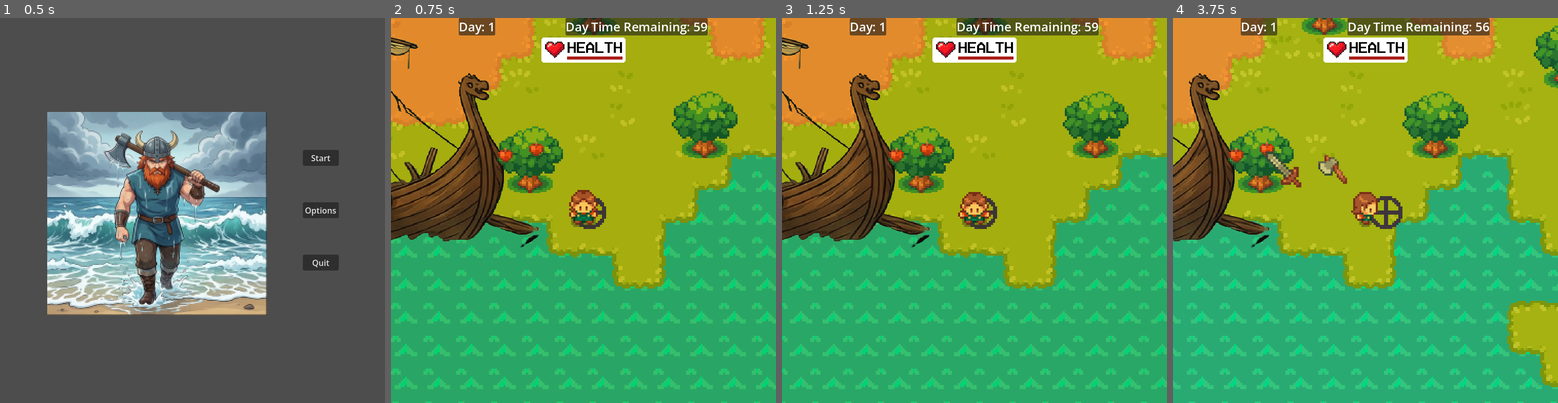
Above: before the commit, frames 1-4 (left to right).
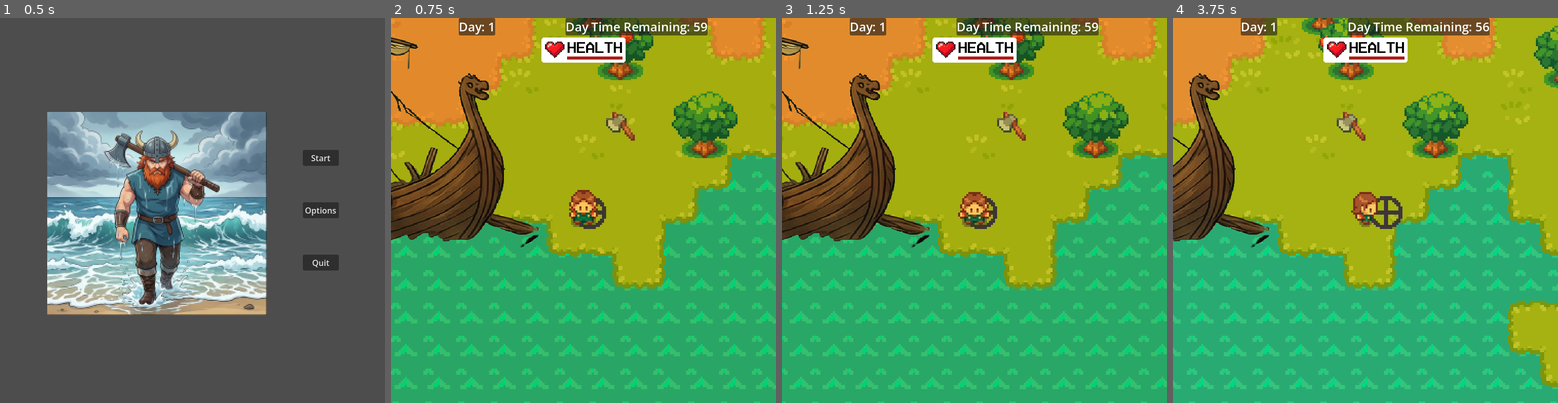
Above: after the commit, the same moments.

Repository: Offshoots/Survival-Game-Test
Game: Godot game, scene res://scenes/ui/main_menu_ui.tscn
The game is run twice, just before and just after one commit, with the same random seed, the same clock (stepped at 60 frames per second) and the same inputs.
Inputs (mouse positions are in pixels of both pictures, inside the frame that each line leads up to):
- Up to frame 1 (0.5 s): no input
- Up to frame 2 (0.75 s): click "Start" at 0.5 s
- Up to frame 3 (1.25 s): no input
- Up to frame 4 (3.75 s): move the mouse to (1365, 210) at 1.27 s; hold D (right) 1.28-2.03 s; tap Space (action) at 1.35, 2.3, 2.85 s; click (1365, 210) at 1.42 s; move the mouse to (1303, 172) at 2.02 s; hold Q (tool_backward) 2.03-2.78 s; tap H (Heal) at 2.1 s; click (1303, 172) at 2.17 s; move the mouse to (1477, 137) at 2.77 s; hold D (right) 2.78-3.53 s; click (1477, 137) at 2.92 s; move the mouse to (1346, 287) at 3.52 s; hold E (tool_forward) from 3.53 s (still down); tap B (build) at 3.6 s; click (1346, 287) at 3.67 s

Frame 1 is identical in both runs. In frame 2, 3.5% of the frame differs, in the area x 27-69%, y 0-46%; in frame 3, 3.5%; in frame 4, 3.7%, in the area x 14-55%, y 0-46%.

Commit message:
2_2_2026_u3
Tool scene has been created to test pickup of the first tool "Axe"

Diff:
--- /dev/null
+++ b/resources/tool_res.gd
@@ -0,0 +1,10 @@
+class_name ToolResource extends Resource
+#Did not use this ToolResource
+#Enum.Tool was not built with 'name' and 'icon_textures'
+
+#@export var icon_texture: Texture2D
+#@export var name: String
+#
+#func setup(tool_enum: Enum.Tool):
+	#icon_texture = load(Data.INVENTORY_DATA[tool_enum]['icon_texture'])
+	#name = Data.INVENTORY_DATA[tool_enum]['name']
--- a/scenes/characters/player.gd
+++ b/scenes/characters/player.gd
@@ -66,6 +66,7 @@
 func get_basic_input():
 	if Input.is_action_just_pressed("tool_forward") or Input.is_action_just_pressed("tool_backward"):
 		var dir = Input.get_axis("tool_backward", "tool_forward")
+		#Using tool_inventory to get the correct size
 		current_tool = posmod((current_tool + int(dir)), tool_inventory.size()) as Enum.Tool
 		#print(current_tool)
 		$ToolUI.reveal_tool()
--- a/scenes/levels/level.tscn
+++ b/scenes/levels/level.tscn
@@ -15,6 +15,7 @@
 [ext_resource type="PackedScene" uid="uid://gxfhn8vu2d0l" path="res://scenes/ui/plant_info_container.tscn" id="11_7pb6i"]
 [ext_resource type="PackedScene" uid="uid://gth410vtrg87" path="res://scenes/ui/inventory_container.tscn" id="12_xfk5q"]
 [ext_resource type="PackedScene" uid="uid://ckuy0b447rmke" path="res://scenes/objects/ship.tscn" id="13_8iyoh"]
+[ext_resource type="PackedScene" uid="uid://drwuirhftv0tq" path="res://scenes/objects/tool.tscn" id="13_jyre1"]
 [ext_resource type="PackedScene" uid="uid://dtwtasyc1tvtl" path="res://scenes/ui/main_ui.tscn" id="13_qogh7"]
 [ext_resource type="AudioStream" uid="uid://bxcr4fnl4dti0" path="res://audio/The Struggle Loop.ogg" id="17_qhnmj"]
 [ext_resource type="AudioStream" uid="uid://bcl6wir0wvn7y" path="res://audio/Night Song.mp3" id="18_qhnmj"]
@@ -918,6 +919,9 @@
 [node name="Objects" type="Node2D" parent="." unique_id=1709508911]
 y_sort_enabled = true
 
+[node name="Tool" parent="Objects" unique_id=1157470611 instance=ExtResource("13_jyre1")]
+position = Vector2(39, 654)
+
 [node name="Ship" parent="Objects" unique_id=1064132731 instance=ExtResource("13_8iyoh")]
 position = Vector2(-69, 664)
 
@@ -928,7 +932,7 @@
 position = Vector2(-14, 214)
 
 [node name="Tree" parent="Objects" unique_id=462838339 instance=ExtResource("8_8iyoh")]
-position = Vector2(-5, 670)
+position = Vector2(39, 615)
 
 [node name="Rock" parent="Objects" unique_id=1884207360 instance=ExtResource("10_b8j7q")]
 position = Vector2(-184, 551)
@@ -1052,7 +1056,7 @@
 position = Vector2(141, 668)
 
 [node name="Marker2D33" type="Marker2D" parent="Objects/TreeSpawnPositions" unique_id=1500942339]
-position = Vector2(43, 688)
+position = Vector2(95, 617)
 
 [node name="Marker2D34" type="Marker2D" parent="Objects/TreeSpawnPositions" unique_id=564095878]
 position = Vector2(80, 653)
--- /dev/null
+++ b/scenes/objects/tool.gd
@@ -0,0 +1,8 @@
+extends StaticBody2D
+
+
+func _on_area_2d_body_entered(body: Node2D) -> void:
+	print('Pick up Axe')
+	#body.new_tool = true
+	#$Sprite2D.hide()
+	#$CollisionShape2D.queue_free()
--- /dev/null
+++ b/scenes/objects/tool.tscn
@@ -0,0 +1,30 @@
+[gd_scene format=3 uid="uid://drwuirhftv0tq"]
+
+[ext_resource type="Script" uid="uid://bfixoflcejjfl" path="res://scenes/objects/tool.gd" id="1_h2rwj"]
+[ext_resource type="Texture2D" uid="uid://btjy01hwoemkf" path="res://graphics/icons/axe.png" id="2_icn18"]
+
+[sub_resource type="CircleShape2D" id="CircleShape2D_ekjv0"]
+radius = 6.0
+
+[sub_resource type="CircleShape2D" id="CircleShape2D_cfw34"]
+radius = 15.033297
+
+[node name="Tool" type="StaticBody2D" unique_id=1157470611]
+collision_layer = 2
+collision_mask = 0
+script = ExtResource("1_h2rwj")
+
+[node name="Sprite2D" type="Sprite2D" parent="." unique_id=2141459894]
+texture = ExtResource("2_icn18")
+
+[node name="CollisionShape2D" type="CollisionShape2D" parent="." unique_id=1237368595]
+shape = SubResource("CircleShape2D_ekjv0")
+
+[node name="Area2D" type="Area2D" parent="." unique_id=1862380088]
+collision_layer = 15
+collision_mask = 15
+
+[node name="CollisionShape2D" type="CollisionShape2D" parent="Area2D" unique_id=1458776434]
+shape = SubResource("CircleShape2D_cfw34")
+
+[connection signal="body_entered" from="Area2D" to="." method="_on_area_2d_body_entered"]
--- a/scenes/ui/tool_ui.gd
+++ b/scenes/ui/tool_ui.gd
@@ -17,7 +17,7 @@
 #By preloading the Tool Texture UI scene, we will have access to the new script and functions in that scene (such as "setup" func used inside of "texture_setup" below)
 var tool_texture_scene = preload("res://scenes/ui/tool_ui_texture.tscn")
 var seed_texture_scene = preload("res://scenes/ui/tool_ui_texture.tscn")
-var tools : Array[Enum.Tool] = [Enum.Tool.AXE, Enum.Tool.SWORD]
+var tools : Array[Enum.Tool]
 
 func _ready() -> void:
 	print(tools)
@@ -25,6 +25,9 @@
 	$ToolContainer.hide()
 	texture_setup(Enum.Seed.values(), SEED_TEXTURES, $SeedContainer)
 	$SeedContainer.hide()
+
+func _process(delta: float) -> void:
+	pass
 
 func texture_setup(enum_list: Array, textures: Dictionary, container: HBoxContainer):
 	if textures == TOOL_TEXTURES:
Not shown, added: resources/tool_res.gd.uid
Not shown, added: scenes/objects/tool.gd.uid
